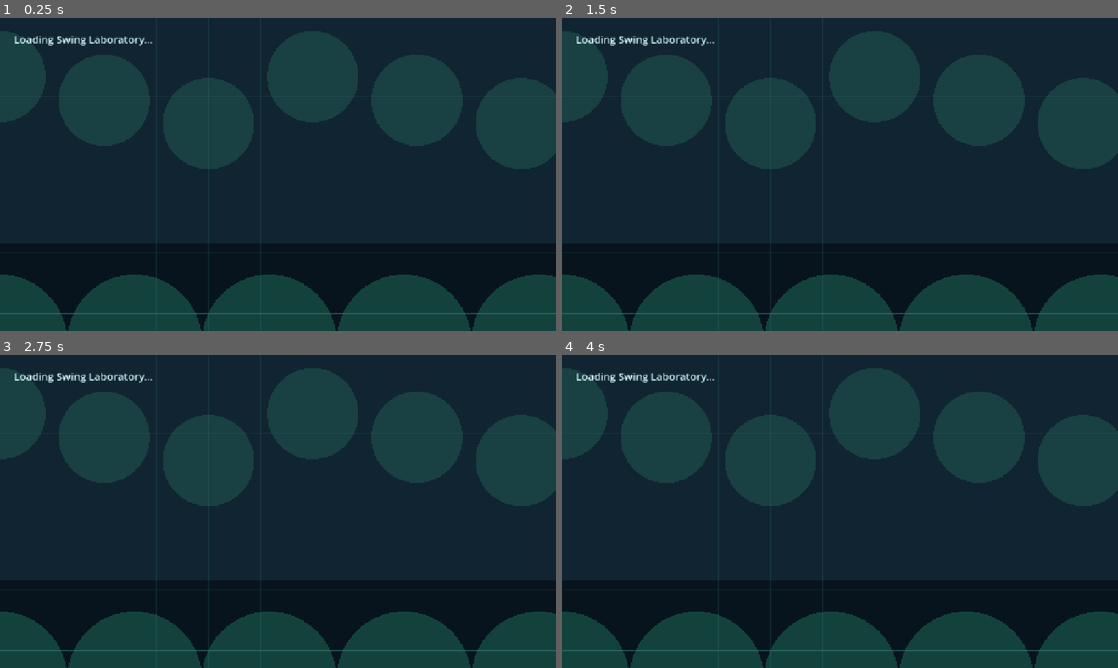
Above: before the commit, frames 1-4 (two rows, left to right).
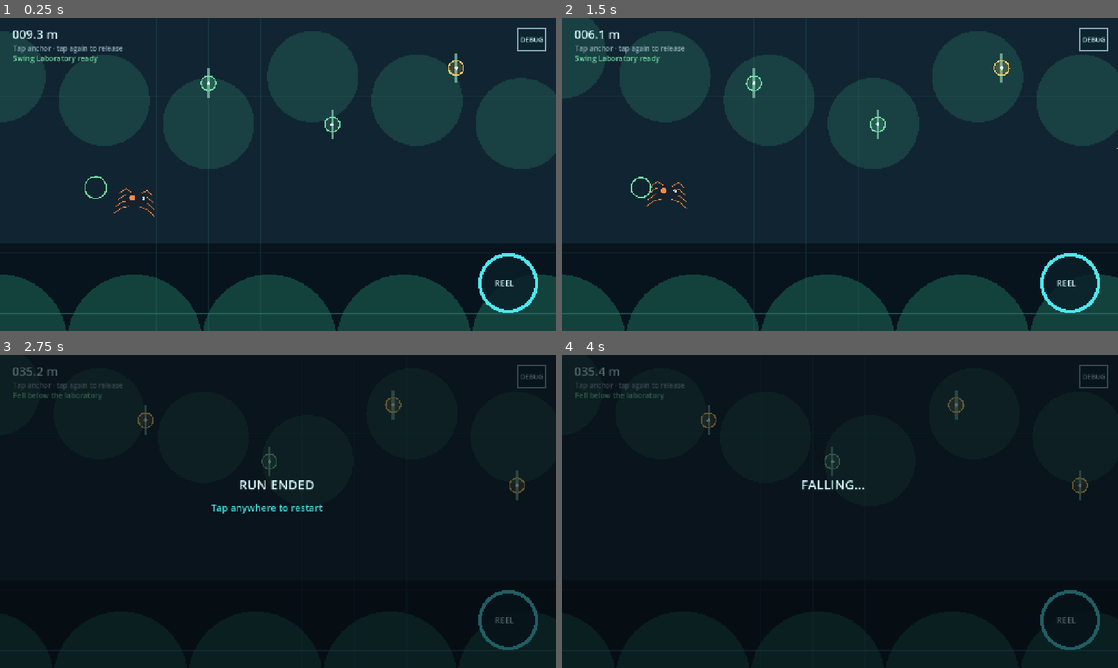
Above: after the commit, the same moments.

Repository: menno420/spider-swing
Game: Godot game, scene res://game/bootstrap/main.tscn
Two runs of this game, one before a commit and one after it. Both use one fixed random seed, a clock stepped at 60 frames per second and the inputs below.
Inputs (mouse positions are in pixels of both pictures, inside the frame that each line leads up to):
- Up to frame 1 (0.25 s): no input
- Up to frame 2 (1.5 s): tap Enter at 0.5 s; move the mouse to (962, 158) at 0.52 s; hold Shift (reel_in) 0.53-1.25 s; click (962, 158) at 0.67 s; drag from (728, 190) to (812, 237) at 1.27 s
- Up to frame 3 (2.75 s): move the mouse to (333, 442) at 2.02 s; tap 1 at 2.1 s; click (333, 442) at 2.17 s
- Up to frame 4 (4 s): drag from (812, 574) to (673, 464) at 2.77 s; move the mouse to (1006, 558) at 3.52 s; tap 3 at 3.6 s; click (1006, 558) at 3.67 s

The runs differ from the first frame. In frame 1, 2.5% of the frame differs, in the area x 2-99%, y 3-95%; in frame 2, 18%; in frame 3, 36%, in the area x 0-100%, y 0-100%; in frame 4, 35%.

Commit message:
Implement Phase 0: game/bootstrap/main.gd

Diff:
--- a/game/bootstrap/main.gd
+++ b/game/bootstrap/main.gd
@@ -1,54 +1,35 @@
 extends Node
-## Spider Swing boot entry point.
-##
-## Phase-0-bootstrap scope: bring the tree up, mount the Swing Laboratory
-## placeholder, and terminate cleanly when running as a headless smoke test.
-##
-## This script deliberately contains NO gameplay. It is an adapter-layer boot
-## shim: it may reference presentation, but nothing in `game/domain/` or
-## `game/simulation/` may ever reference it. Phase 0 replaces the placeholder
-## mount with the real simulation bring-up; the smoke-test contract below is
-## meant to survive that change unmodified.
+## Spider Swing composition root and headless smoke-test entry point.
 
-## Scene mounted at boot. Kept as a constant (not a preload) so a missing scene
-## surfaces as an explicit, readable boot failure instead of a parse error.
 const SWING_LAB_SCENE_PATH := "res://game/presentation/scenes/swing_lab.tscn"
-
-## Passed as a user argument (`godot ... -- --smoke-test`) to force the
-## boot-and-exit path even on a machine with a real display server.
+const SWING_LAB_SESSION := preload(
+	"res://game/application/swing_lab_session.gd")
+const INPUT_ROUTER := preload("res://game/adapters/input_router.gd")
 const SMOKE_TEST_FLAG := "--smoke-test"
-
-## Exit codes the smoke test contract promises to CI.
 const EXIT_OK := 0
 const EXIT_BOOT_FAILED := 1
+
+var _session: SwingLabSession
+var _input_router: InputRouter
+var _view: SwingLabView
 
 
 func _ready() -> void:
 	var failures: PackedStringArray = _mount_swing_lab()
-
 	if is_smoke_test():
 		_report_boot(failures)
-		# Quit from an idle callback rather than inline: quitting inside _ready
-		# tears the tree down mid-notification, which reports success even when
-		# a child failed to enter the tree.
 		var code: int = EXIT_OK if failures.is_empty() else EXIT_BOOT_FAILED
 		call_deferred("_quit_with", code)
 
 
-## True when this process should boot once, report, and exit rather than run
-## interactively: either the headless display driver is active (CI) or the
-## caller passed --smoke-test explicitly.
 func is_smoke_test() -> bool:
 	if DisplayServer.get_name() == "headless":
 		return true
 	return SMOKE_TEST_FLAG in OS.get_cmdline_user_args()
 
 
-## Instantiates the Swing Laboratory placeholder. Returns a list of failure
-## descriptions — empty means the mount succeeded.
 func _mount_swing_lab() -> PackedStringArray:
 	var failures := PackedStringArray()
-
 	if not ResourceLoader.exists(SWING_LAB_SCENE_PATH):
 		failures.append("scene not found: %s" % SWING_LAB_SCENE_PATH)
 		return failures
@@ -58,22 +39,55 @@
 		failures.append("scene did not load as a PackedScene: %s" % SWING_LAB_SCENE_PATH)
 		return failures
 
-	var instance: Node = scene.instantiate()
-	if instance == null:
-		failures.append("scene failed to instantiate: %s" % SWING_LAB_SCENE_PATH)
+	_view = scene.instantiate() as SwingLabView
+	if _view == null:
+		failures.append("scene failed to instantiate as SwingLabView")
+		return failures
+	add_child(_view)
+
+	_session = SWING_LAB_SESSION.new() as SwingLabSession
+	_input_router = INPUT_ROUTER.new() as InputRouter
+	if _session == null or _input_router == null:
+		failures.append("application or input adapter failed to instantiate")
 		return failures
 
-	add_child(instance)
+	_session.snapshot_published.connect(_view.present)
+	_session.event_published.connect(_view.present_event)
+	_input_router.web_tapped.connect(_on_web_tapped)
+	_input_router.reel_changed.connect(_session.set_reel_active)
+	_input_router.restart_requested.connect(_session.request_restart)
+	_input_router.debug_toggle_requested.connect(_session.toggle_debug)
+	_input_router.debug_pause_requested.connect(_session.toggle_debug_pause)
+	_input_router.debug_frame_step_requested.connect(_session.step_debug_frame)
+	_input_router.slow_motion_requested.connect(_session.toggle_slow_motion)
+	_input_router.preset_requested.connect(_session.apply_preset)
+	_input_router.tuning_parameter_requested.connect(
+		_session.select_tuning_parameter)
+	_input_router.tuning_adjustment_requested.connect(
+		_session.adjust_selected_parameter)
+	_input_router.recording_requested.connect(_session.toggle_recording)
+	_input_router.replay_requested.connect(_session.replay_recording)
+	_input_router.diagnostic_export_requested.connect(_session.export_diagnostic)
+
+	add_child(_session)
+	add_child(_input_router)
 	return failures
 
 
+func _on_web_tapped(screen_position: Vector2) -> void:
+	_session.request_web_tap(_view.screen_to_world(screen_position))
+
+
 func _report_boot(failures: PackedStringArray) -> void:
-	print("[spider-swing] boot: engine %s" % Engine.get_version_info().get("string", "unknown"))
-	print("[spider-swing] boot: main scene %s" % ProjectSettings.get_setting("application/run/main_scene", ""))
-	print("[spider-swing] boot: physics_ticks_per_second %d" % Engine.physics_ticks_per_second)
+	print("[spider-swing] boot: engine %s" % Engine.get_version_info().get(
+		"string", "unknown"))
+	print("[spider-swing] boot: main scene %s" % ProjectSettings.get_setting(
+		"application/run/main_scene", ""))
+	print("[spider-swing] boot: physics_ticks_per_second %d" %
+		Engine.physics_ticks_per_second)
 	print("[spider-swing] boot: display server %s" % DisplayServer.get_name())
 	if failures.is_empty():
-		print("[spider-swing] boot: OK — smoke test passed")
+		print("[spider-swing] boot: OK — Swing Laboratory mounted")
 	else:
 		for failure: String in failures:
 			printerr("[spider-swing] boot: FAILED — %s" % failure)
